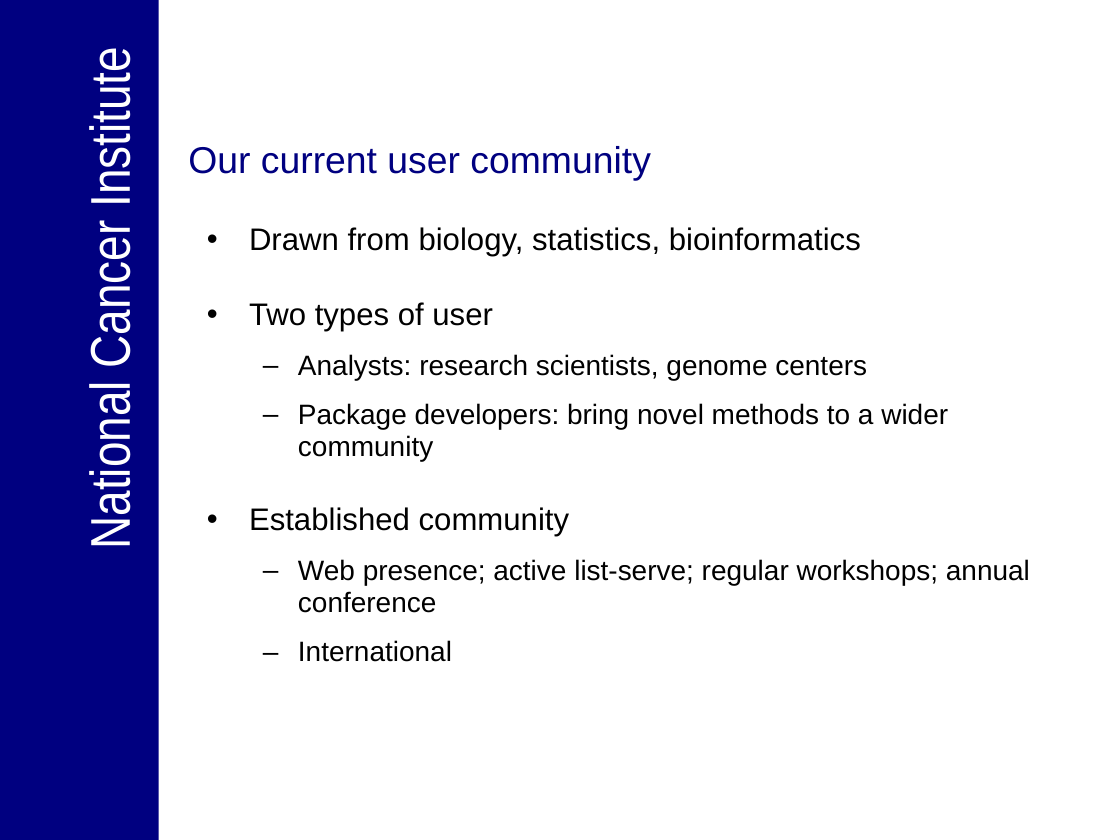
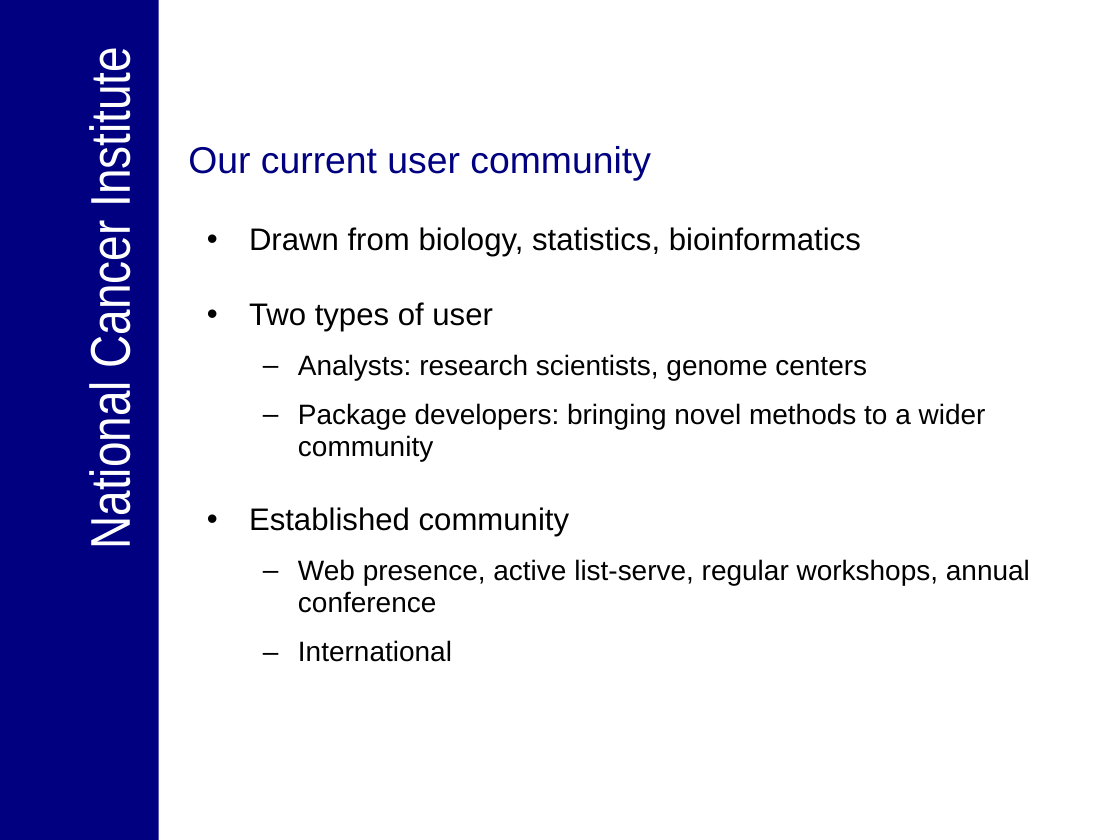
Before and after one commit to NCIP/bioconductor, a slide deck: slide 3 of bioconductor/Presentations/Engaging_endusers_panel_01032007.ppt. Drawn at 1120x840 pixels with LibreOffice and Linux fonts; fonts in the diff are those of the drawing; background and template pictures are left out. Boxes give left, top, right and bottom in pixels: in the first picture for what was removed or moved away, otherwise in the second. Text is boxed around its words. In the diff, an @@ line names an element or a change of style, - is before the commit and + after.

```diff
--- a/bioconductor/Presentations/Engaging_endusers_panel_01032007.ppt
+++ b/bioconductor/Presentations/Engaging_endusers_panel_01032007.ppt
@@ text at bbox=[298, 403, 986, 461]: text changed @@
-  – Package developers: bring novel methods to a wider community
+  – Package developers: bringing novel methods to a wider community
@@ text at bbox=[298, 559, 1030, 613]: text changed @@
-  – Web presence; active list-serve; regular workshops; annual conference
+  – Web presence, active list-serve, regular workshops, annual conference
```
Also in this commit, not shown: 3 other slides changed.
